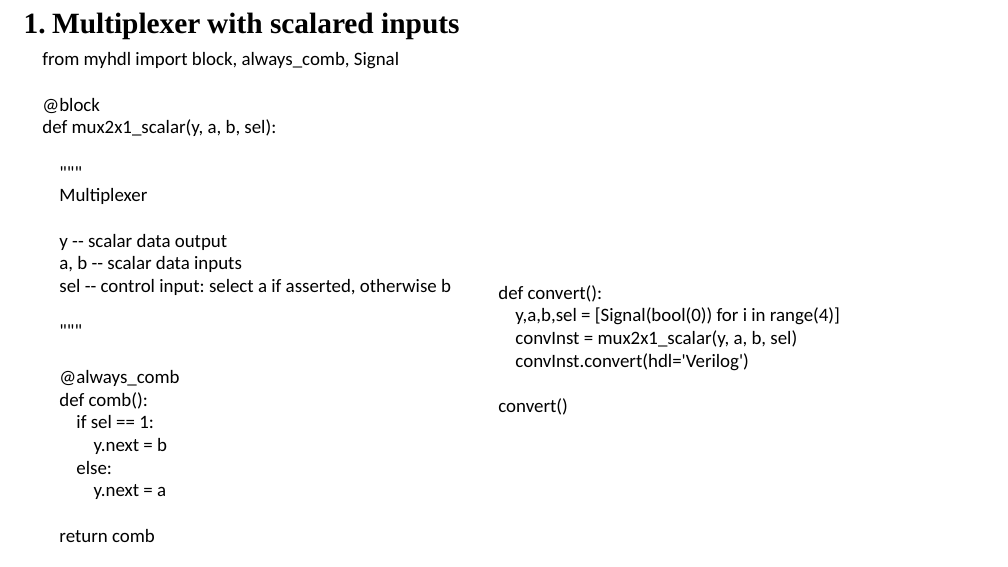
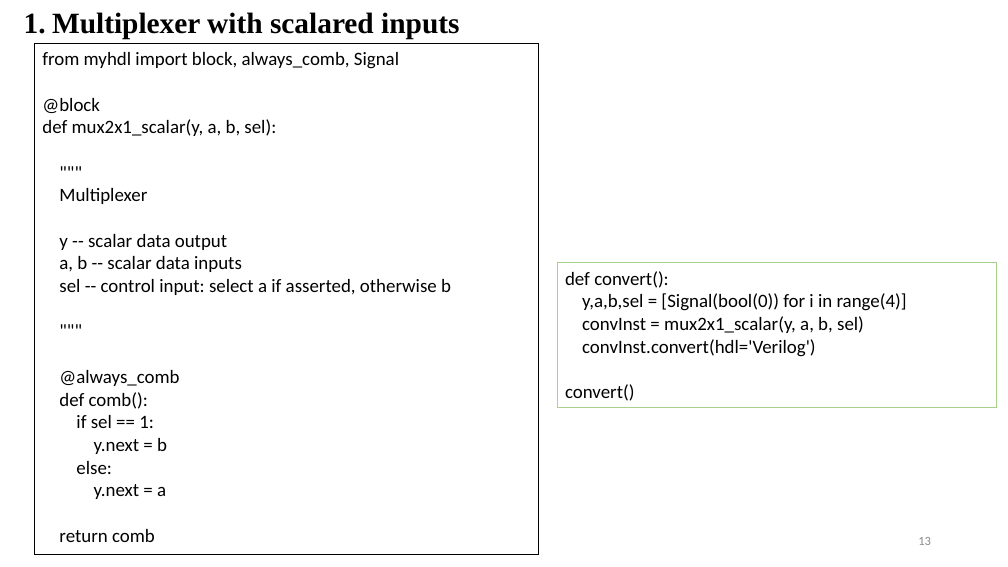
Before and after one commit to visionvlsi/Proj_HLS_phase1, a slide deck: slide 13 of hls_phase1.pptx. Drawn at 1008x567 pixels with LibreOffice and Linux fonts; fonts in the diff are those of the drawing. Boxes give left, top, right and bottom in pixels: in the first picture for what was removed or moved away, otherwise in the second. Text is boxed around its words. In the diff, an @@ line names an element or a change of style, - is before the commit and + after.

```diff
--- a/hls_phase1.pptx
+++ b/hls_phase1.pptx
@@ rectangle "from myhdl import block, always_comb, ...": place and size @@
-rectangle "from myhdl import block, always_comb, ..." at (42, 52, 451, 542)
+rectangle "from myhdl import block, always_comb, ..." at (35, 43, 539, 555)
@@ rectangle "from myhdl import block, always_comb, ..." at (35, 43, 539, 555): outline none to #000000 0.75 pt @@
@@ rectangle "def convert():": place and size @@
-rectangle "def convert():" at (498, 285, 840, 415)
+rectangle "def convert():" at (558, 262, 997, 408)
@@ rectangle "def convert():" at (558, 262, 997, 408): outline none to #A9D18E 0.75 pt @@
@@ page number added at (918, 537, 931, 545), 12 pt, text #8C8C8C @@
+13
```
Also in this commit, not shown: 13 other slides changed, 3 slides added, 5 other files.
